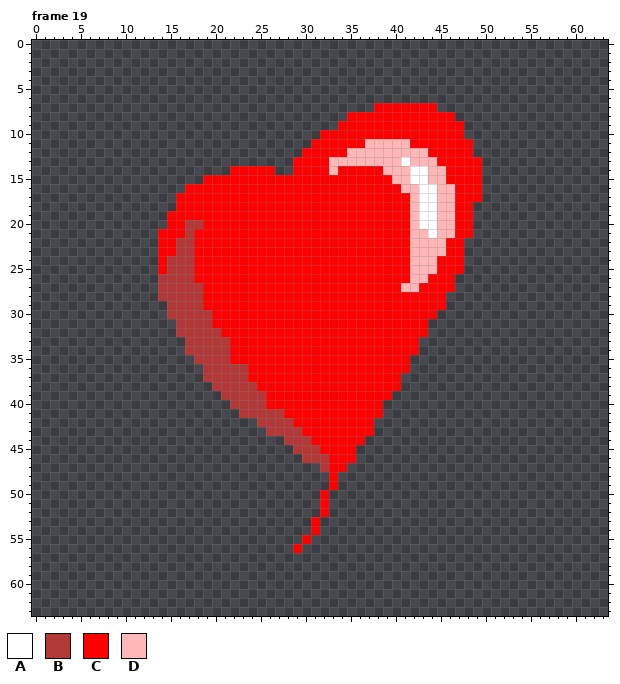
A pixel-art file gets an edit: Sprites/Items/items.aseprite. The first picture shows the starting point.
64x64 pixels, 27 frames. Colours within 5 levels of each other are drawn and written as one. Shown: frame 19. The commit also changed other frames, which this record leaves out.
Palette (. is transparent): A #ffffff  B #b33939  C #ff0000  D #ffb6b6
The same view after the edit:
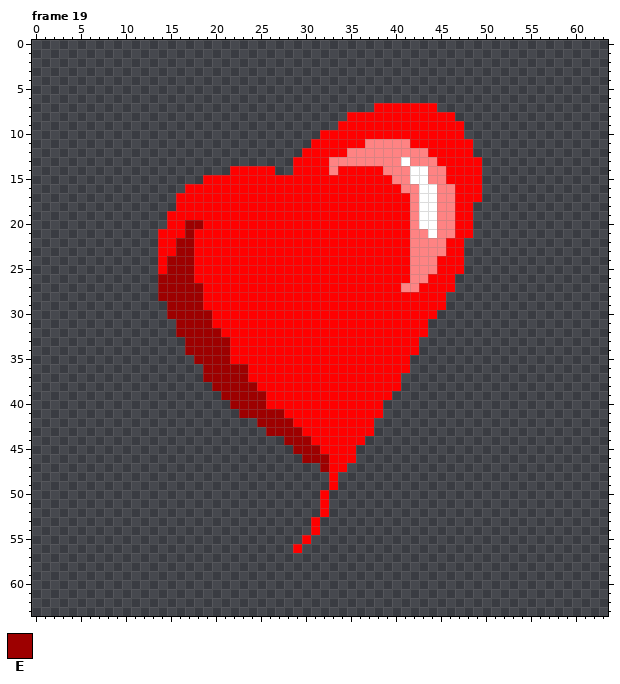
Colours new in this view: E #9d0000
Difference:
colour D: #ffb6b6 -> #ff8383
Frame 19, layer "Items":
y 20: x 17..18 BB -> EE
y 21: x 17 B -> E
y 22..23: x 16..17 BB -> EE
y 24..25: x 15..17 BBB -> EEE
y 26: x 14..17 BBBB -> EEEE
y 27..28: x 14..18 BBBBB -> EEEEE
y 29: x 15..18 BBBB -> EEEE
y 30: x 15..19 BBBBB -> EEEEE
y 31: x 16..19 BBBB -> EEEE
y 32: x 16..20 BBBBB -> EEEEE
y 33..34: x 17..21 BBBBB -> EEEEE
y 35: x 18..21 BBBB -> EEEE
y 36..37: x 19..23 BBBBB -> EEEEE
y 38: x 20..24 BBBBB -> EEEEE
y 39: x 21..25 BBBBB -> EEEEE
y 40: x 22..25 BBBB -> EEEE
y 41: x 23..27 BBBBB -> EEEEE
y 42: x 25..28 BBBB -> EEEE
y 43: x 26..29 BBBB -> EEEE
y 44: x 28..30 BBB -> EEE
y 45: x 29..31 BBB -> EEE
y 46: x 30..32 BBB -> EEE
y 47: x 32 B -> E
Where, in picture pixels (left, top, right, bottom), the same in both pictures:
changed: (329, 139, 455, 292)
changed: (158, 220, 329, 472)
